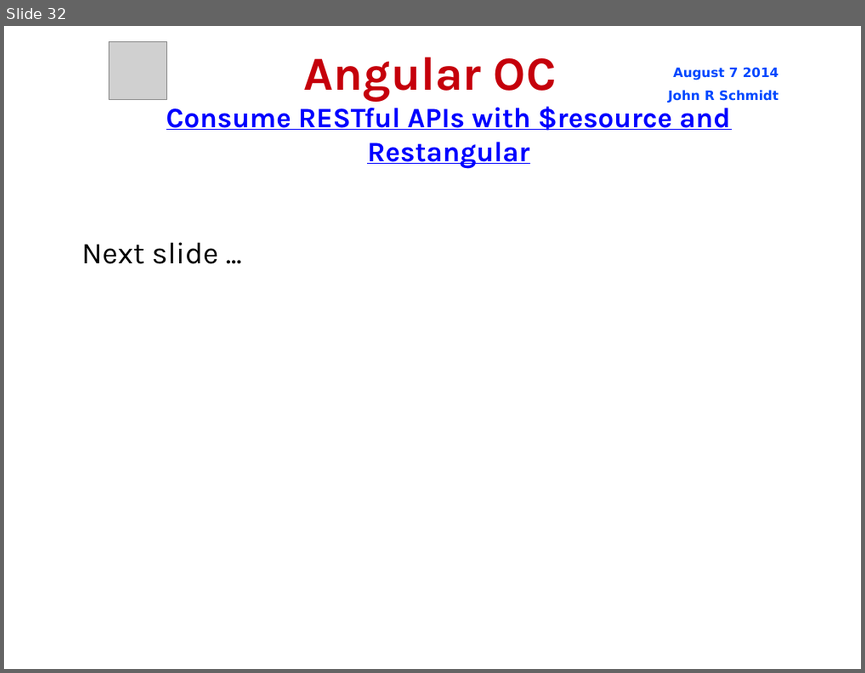
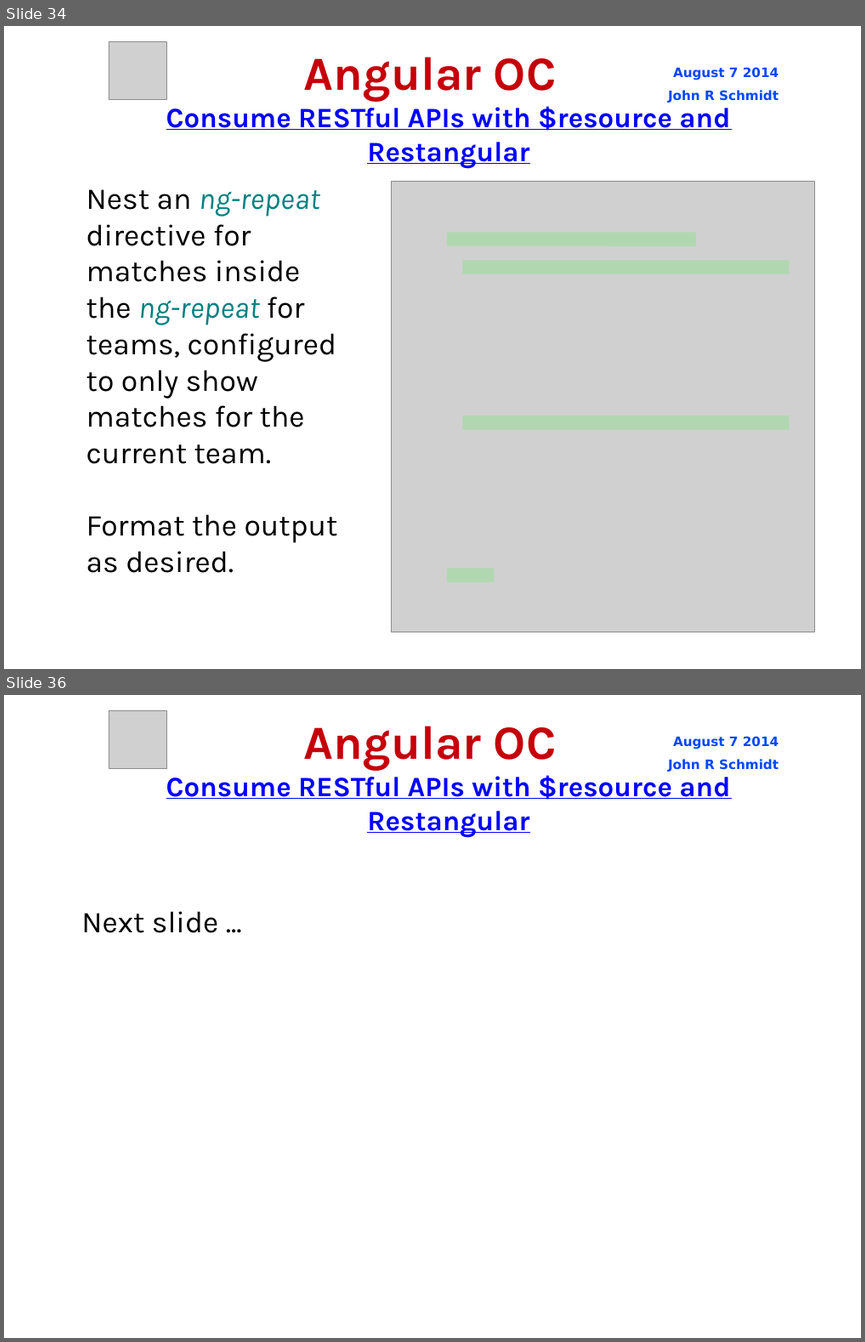
Before and after one commit to jrschmidt/fifa-angular-rest-demo, a slide deck: fifa.odp. Shown one above the other, each under a label of ours: slide 32 before the commit, slides 34 and 36 after it; the slides between them are not shown. The pictures are 865x673 and 865x1342 pixels, drawn with LibreOffice and Linux fonts; fonts in the diff are those of the drawing; grey boxes stand for pictures; background and template pictures are left out. Boxes give left, top, right and bottom in pixels: in the first picture for what was removed or moved away, otherwise in the second. Text is boxed around its words. In the diff, an @@ line names an element or a change of style, - is before the commit and + after.

Commit message:
update presentation to show addition of match data

```diff
--- a/fifa.odp
+++ b/fifa.odp
@@ slide 34 added at (x1=4, y1=26, x2=861, y2=669), background picture (left out) @@
@@ picture added at (x1=109, y1=41, x2=167, y2=99) @@
@@ title added at (x1=304, y1=57, x2=556, y2=102), 44 pt, text #C5000B, bold @@
+Angular OC
@@ text added at (x1=668, y1=67, x2=778, y2=102), 12 pt, text #0047FF, bold @@
+August 7 2014
+John R Schmidt
@@ text added at (x1=166, y1=102, x2=730, y2=168), 26 pt, text #0000FF, bold, underline @@
+Consume RESTful APIs with $resource and Restangular
@@ subtitle added at (x1=86, y1=189, x2=338, y2=573), 28 pt, text #000000 @@
+Nest an ng-repeat directive for matches inside the ng-repeat for teams, configured to only show matches for the current team.
+Format the output as desired.
@@ picture added at (x1=392, y1=182, x2=816, y2=632) @@
@@ line added from (447, 239) to (696, 239), #00FF00 12.95 pt @@
@@ line added from (463, 267) to (789, 267), #00FF00 12.95 pt @@
@@ line added from (463, 422) to (789, 422), #00FF00 12.95 pt @@
@@ line added from (447, 575) to (494, 575), #00FF00 12.95 pt @@
@@ what was slide 32 is now slide 36 @@
```
Also in this commit, not shown: 5 other slides added, 4 other files.
